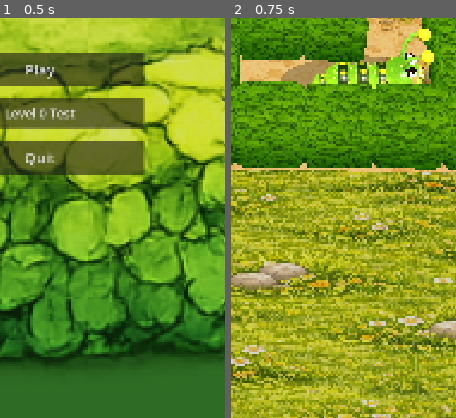
Above: before the commit, frames 1-2 (left to right).
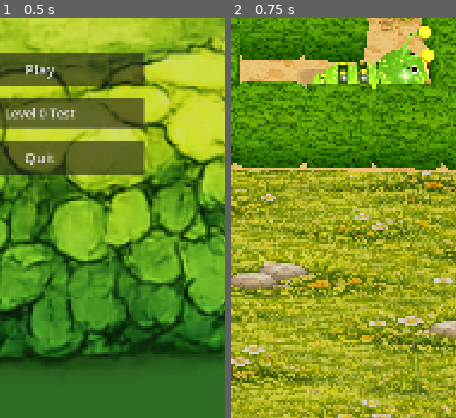
Above: after the commit, the same moments.

Repository: blago83/CaterpillarEscapeGame
Game: Godot game, scene res://scenes/MainMenu.tscn
Two runs of this game, one before a commit and one after it. Both use one fixed random seed, a clock stepped at 60 frames per second and the inputs below.
Inputs:
- Up to frame 1 (0.5 s): no input
- Up to frame 2 (0.75 s): click "Play" at 0.5 s
The pictures show only the part of the screen within x 41-91%, y 45-95%; the shares and areas given below are measured in that part.

Frame 1 is identical in both runs. In frame 2, 2.4% of the frame differs, in the area x 22-91%, y 2-17%.

Commit message:
Pear-shaped head, rounded-rect shadow, mouth/cheek adjustments

Diff:
--- a/scripts/level_3d.gd
+++ b/scripts/level_3d.gd
@@ -682,19 +682,34 @@
 	if _body_shadow:
 		return
 	_body_shadow = MeshInstance3D.new()
-	var mesh := SphereMesh.new()
-	mesh.radius = 0.55
-	mesh.height = 0.08
-	mesh.radial_segments = 24
-	mesh.rings = 8
+	var mesh := QuadMesh.new()
+	mesh.size = Vector2(1.0, 1.0)
 	_body_shadow.mesh = mesh
-	var shadow_mat := StandardMaterial3D.new()
-	shadow_mat.albedo_color = Color(0.0, 0.0, 0.0, 0.14)
-	shadow_mat.transparency = BaseMaterial3D.TRANSPARENCY_ALPHA
-	shadow_mat.shading_mode = BaseMaterial3D.SHADING_MODE_UNSHADED
-	shadow_mat.specular_mode = BaseMaterial3D.SPECULAR_DISABLED
-	shadow_mat.cull_mode = BaseMaterial3D.CULL_DISABLED
+	_body_shadow.rotation.x = -PI * 0.5  # lay flat on ground
+	var shadow_mat := ShaderMaterial.new()
 	shadow_mat.render_priority = -1
+	var shader := Shader.new()
+	shader.code = """
+shader_type spatial;
+render_mode blend_mix, depth_draw_opaque, cull_disabled, unshaded, shadows_disabled;
+
+uniform float corner_radius = 0.15;
+
+void fragment() {
+	// UV 0..1 -> centered -0.5..0.5
+	vec2 p = UV - 0.5;
+	// Rounded rectangle SDF
+	vec2 d = abs(p) - (vec2(0.5) - vec2(corner_radius));
+	float sdf = length(max(d, vec2(0.0))) + min(max(d.x, d.y), 0.0) - corner_radius;
+	// Soft edge falloff
+	float alpha = 1.0 - smoothstep(-0.06, 0.02, sdf);
+	// Fade at edges for natural look
+	alpha *= 0.16;
+	ALBEDO = vec3(0.0);
+	ALPHA = alpha;
+}
+"""
+	shadow_mat.shader = shader
 	_body_shadow.material_override = shadow_mat
 	_body_shadow.cast_shadow = GeometryInstance3D.SHADOW_CASTING_SETTING_OFF
 	cat_layer.add_child(_body_shadow)
@@ -713,11 +728,13 @@
 	var head_pos := segment_nodes[0].position
 	var tail_pos := segment_nodes[-1].position
 	var spine := head_pos - tail_pos
-	var length := maxf(spine.length() + 1.0, 2.4)
+	var length := maxf(spine.length() + 0.8, 2.0)
+	var width := 0.75
 	var yaw := atan2(spine.x, spine.z)
 	_body_shadow.position = Vector3(center.x, 0.03, center.z)
-	_body_shadow.rotation = Vector3(0.0, yaw, 0.0)
-	_body_shadow.scale = Vector3(1.2, 0.18, length)
+	# Quad is rotated flat (-90 on X), so we scale X=width, Y=length
+	_body_shadow.rotation = Vector3(-PI * 0.5, 0.0, -yaw)
+	_body_shadow.scale = Vector3(width, length, 1.0)
 
 func _calc_positions() -> Array[Vector3]:
 	var spacing := CELL * 0.30
--- a/scripts/segment_3d.gd
+++ b/scripts/segment_3d.gd
@@ -57,9 +57,11 @@
 	var radius: float
 	match seg_type:
 		"head":
-			radius = 0.32
+			radius = 0.34
 			_mat = _make_body_gradient_material(0, false)
 			_mat.set_shader_parameter("show_stripes", false)
+			_mat.set_shader_parameter("pear_shape", 1.0)
+			_mat.set_shader_parameter("segment_radius", 0.34)
 			# Override head colors to be slightly brighter
 			_mat.set_shader_parameter("mid_color", Color(0.68, 0.90, 0.18))
 			_mat.set_shader_parameter("specular_amt", 0.55)
@@ -73,8 +75,11 @@
 
 	var sphere := SphereMesh.new()
 	sphere.radius = radius
-	# Slightly squashed for that plump caterpillar look
-	sphere.height = radius * 1.75
+	# Head is taller (egg-shaped) for pear deformation; body/tail squashed
+	if seg_type == "head":
+		sphere.height = radius * 2.1
+	else:
+		sphere.height = radius * 1.75
 	sphere.radial_segments = 32
 	sphere.rings = 16
 	_mesh.mesh = sphere
@@ -138,11 +143,35 @@
 uniform float seed            = 0.0;
 uniform bool show_stripes      = true;
 uniform float segment_radius   = 0.28;
+uniform float pear_shape       = 0.0;
 
 varying vec3 v_local_pos;
 varying vec3 v_local_normal;
 
 void vertex() {
+	// Pear deformation: big round forehead, narrow tapered chin
+	if (pear_shape > 0.0) {
+		float h = VERTEX.y;
+		// Normalize height: 0 at very bottom, 1 at very top of sphere
+		float sphere_h = segment_radius * 1.75 * 0.5; // half-height of sphere
+		float hn = clamp((h / sphere_h) * 0.5 + 0.5, 0.0, 1.0);
+		// Strong pear curve: wide forehead, narrow chin
+		float top_scale = 1.30;
+		float mid_scale = 1.10;
+		float bot_scale = 0.55;
+		float s;
+		if (hn > 0.5) {
+			s = mix(mid_scale, top_scale, smoothstep(0.5, 1.0, hn));
+		} else {
+			s = mix(bot_scale, mid_scale, smoothstep(0.0, 0.5, hn));
+		}
+		s = mix(1.0, s, pear_shape);
+		VERTEX.x *= s;
+		VERTEX.z *= s;
+		NORMAL.x *= 1.0 / s;
+		NORMAL.z *= 1.0 / s;
+		NORMAL = normalize(NORMAL);
+	}
 	v_local_pos = VERTEX;
 	v_local_normal = NORMAL;
 }
@@ -620,13 +649,13 @@
 	for side in [-1.0, 1.0]:
 		var cheek := MeshInstance3D.new()
 		var cheek_s := SphereMesh.new()
-		cheek_s.radius = 0.065
-		cheek_s.height = 0.045
-		cheek_s.radial_segments = 12
-		cheek_s.rings = 6
+		cheek_s.radius = 0.075
+		cheek_s.height = 0.050
+		cheek_s.radial_segments = 14
+		cheek_s.rings = 8
 		cheek.mesh = cheek_s
 		cheek.material_override = cheek_mat
-		cheek.position = Vector3(side * 0.21, head_radius * -0.10, -head_radius * 0.72)
+		cheek.position = Vector3(side * 0.20, head_radius * -0.08, -head_radius * 0.68)
 		cheek.cast_shadow = GeometryInstance3D.SHADOW_CASTING_SETTING_OFF
 		parent.add_child(cheek)
 		_cheek_nodes.append(cheek)
@@ -634,7 +663,7 @@
 func _add_mouth(head_radius: float, parent: Node3D) -> void:
 	# Reference-style mouth: rounded upper lip, open dark cavity, twin tongue lobes.
 	var mouth_pivot := Node3D.new()
-	mouth_pivot.position = Vector3(0.0, head_radius * -0.55, -head_radius * 0.94)
+	mouth_pivot.position = Vector3(0.0, head_radius * -0.45, -head_radius * 1.18)
 	mouth_pivot.scale = Vector3(0.72, 0.72, 0.72)
 	parent.add_child(mouth_pivot)
 
@@ -643,6 +672,7 @@
 	mouth.mouth_cavity_color = Color(0.19, 0.07, 0.04)
 	mouth.tongue_color = Color(0.96, 0.67, 0.56)
 	mouth.drool_enabled = false
+	mouth.sphere_radius = head_radius * 1.4
 	mouth_pivot.add_child(mouth)
 
 	_mouth_node = mouth_pivot
@@ -1086,10 +1116,16 @@
 		return
 	match new_type:
 		"head":
-			sphere.radius = 0.32
-			sphere.height = 0.56
-			_mat = _make_head_material()
-			_base_mesh_y = 0.32 * 0.85
+			sphere.radius = 0.34
+			sphere.height = 0.34 * 2.1
+			_mat = _make_body_gradient_material(0, false)
+			_mat.set_shader_parameter("show_stripes", false)
+			_mat.set_shader_parameter("pear_shape", 1.0)
+			_mat.set_shader_parameter("segment_radius", 0.34)
+			_mat.set_shader_parameter("mid_color", Color(0.68, 0.90, 0.18))
+			_mat.set_shader_parameter("specular_amt", 0.55)
+			_mat.set_shader_parameter("roughness_amt", 0.35)
+			_base_mesh_y = 0.34 * 0.85 + 0.34 * 0.16
 			_mesh.position.y = _base_mesh_y
 		"tail":
 			sphere.radius = 0.22
